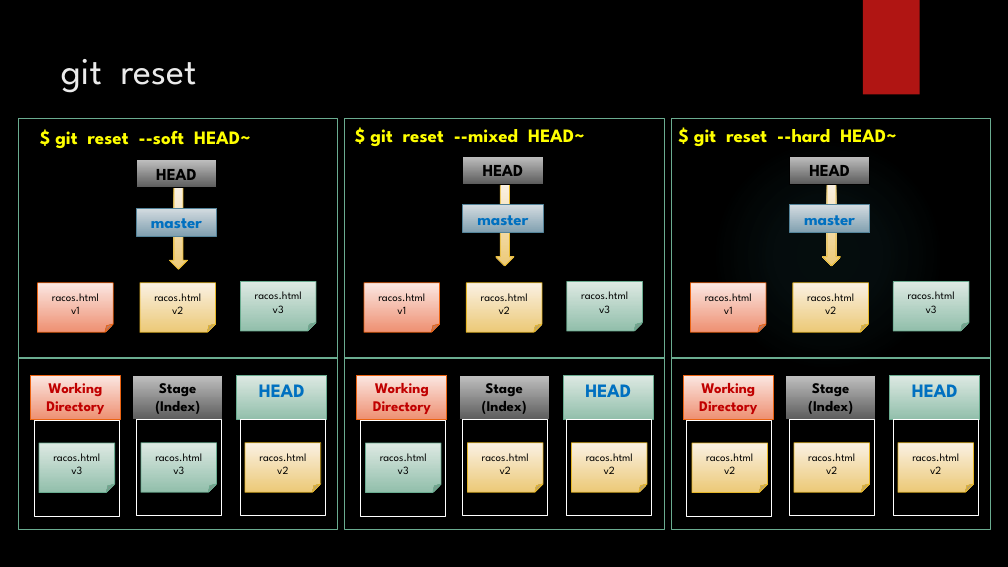
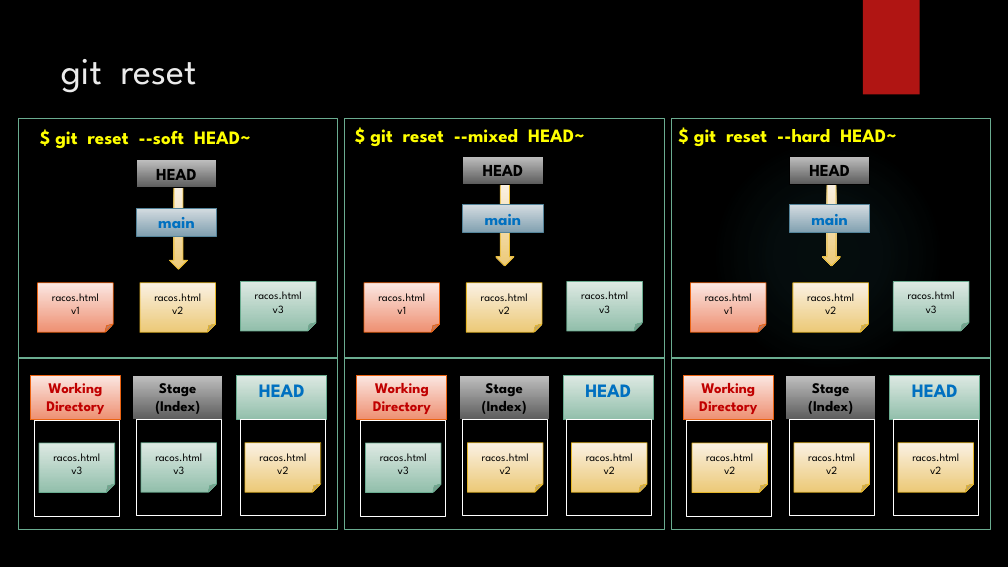
Before and after one commit to iredseal/Learning, a slide deck: slide 14 of Tools/git/SW 형상 관리.pptx. Drawn at 1008x567 pixels with LibreOffice and Linux fonts; fonts in the diff are those of the drawing; background and template pictures are left out. Boxes give left, top, right and bottom in pixels: in the first picture for what was removed or moved away, otherwise in the second. Text is boxed around its words. In the diff, an @@ line names an element or a change of style, - is before the commit and + after.

```diff
--- a/Tools/git/SW 형상 관리.pptx
+++ b/Tools/git/SW 형상 관리.pptx
@@ text in rectangle at [485,208,522,225]: text changed @@
-master
+main
@@ text in rectangle at [811,208,848,225]: text changed @@
-master
+main
@@ text in rectangle at [158,212,195,228]: text changed @@
-master
+main
```
Also in this commit, not shown: 4 other slides changed.
